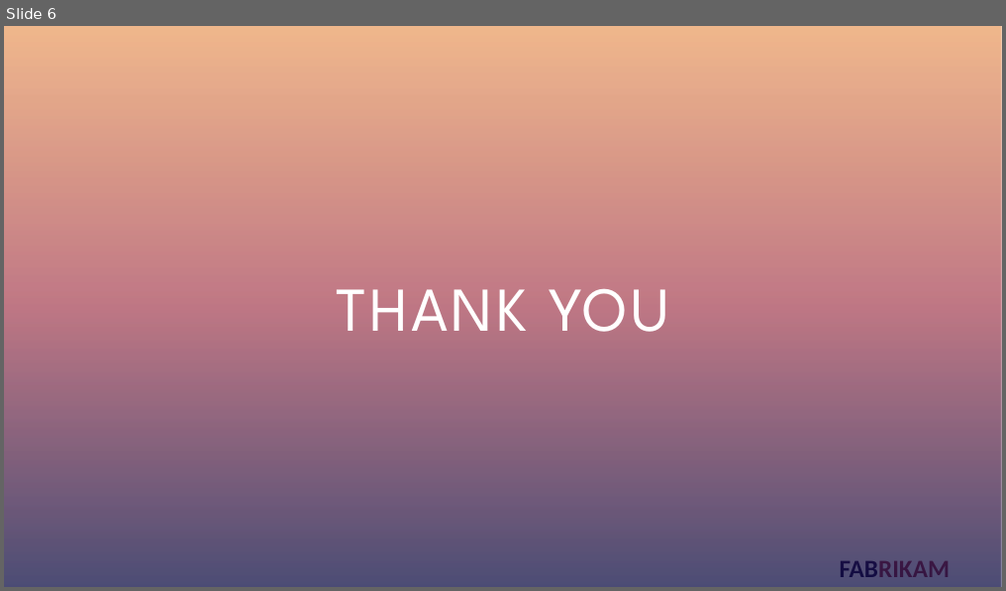
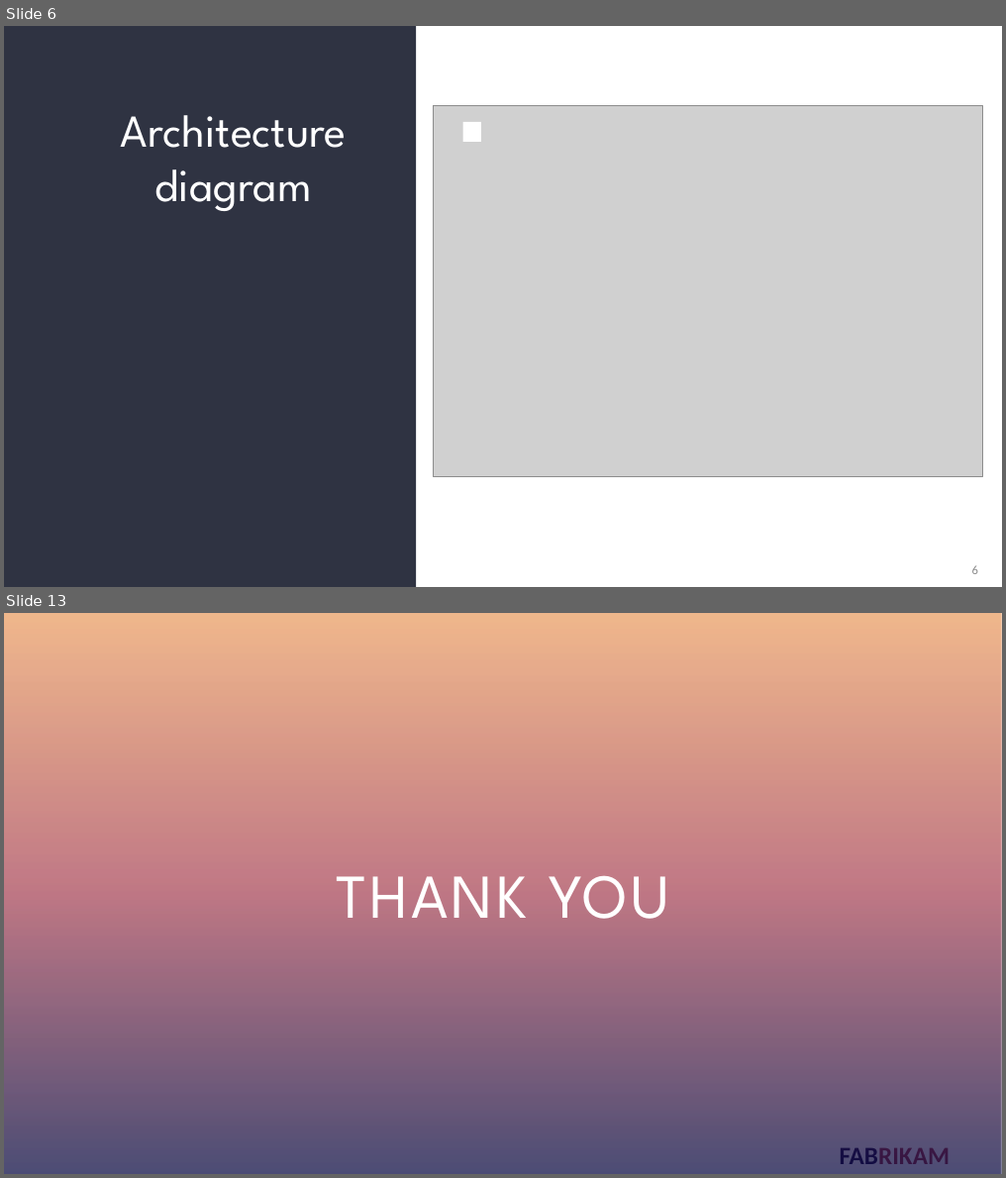
Before and after one commit to Pathfinder-Team/Computing-Project-2019---PathFinder, a slide deck: Documents/Technical Proposal - Due 21-10-19/PathFinder_presentation.pptx. Shown one above the other, each under a label of ours: slide 6 before the commit, slides 6 and 13 after it; the slides between them are not shown. The pictures are 1006x591 and 1006x1178 pixels, drawn with LibreOffice and Linux fonts; fonts in the diff are those of the drawing; grey boxes stand for pictures; background and template pictures are left out. Boxes give left, top, right and bottom in pixels: in the first picture for what was removed or moved away, otherwise in the second. Text is boxed around its words. In the diff, an @@ line names an element or a change of style, - is before the commit and + after.

```diff
--- a/Documents/Technical Proposal - Due 21-10-19/PathFinder_presentation.pptx
+++ b/Documents/Technical Proposal - Due 21-10-19/PathFinder_presentation.pptx
@@ slide 6 added at (4, 26, 1002, 587), background #FFFFFF; not listed: 1 template element that a slide beside it also shows @@
@@ rectangle added at (4, 26, 416, 587), fill #2F3342 @@
@@ picture added at (434, 105, 982, 476) @@
@@ title added at (121, 115, 347, 211), 44 pt, text #FFFFFF @@
+Architecture diagram
@@ rectangle added at (463, 122, 481, 141), fill #FFFFFF @@
@@ rectangle added at (837, 556, 949, 587), fill #FFFFFF @@
@@ page number added at (972, 566, 978, 574), 12 pt, text #8C8C8C @@
+6
@@ what was slide 6 is now slide 13 @@
```
Also in this commit, not shown: 3 slides changed, 6 other slides added.
